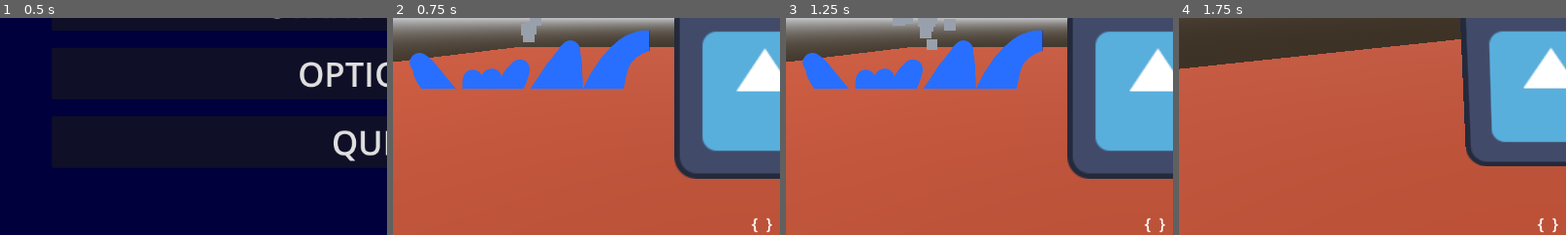
Above: before the commit, frames 1-4 (left to right).
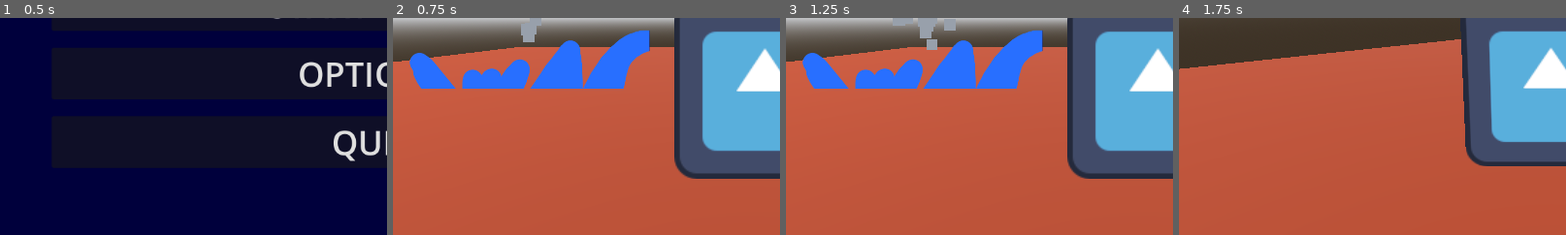
Above: after the commit, the same moments.

Repository: MitchellOpitz/Do-you-WANNA-Jam-2025
Game: Godot game, scene res://scenes/title_screen.tscn
Same seed, same stepped clock (60 frames per second), same inputs: the game is played once before the commit and once after it. The engine's default icon, where the game draws it, is replaced by a stand-in: a white triangle on a blue panel in a dark square.
Inputs (mouse positions are % of the whole screen's width and height, from its top left):
- Up to frame 1 (0.5 s): no input
- Up to frame 2 (0.75 s): click "START GAME" at 0.5 s
- Up to frame 3 (1.25 s): no input
- Up to frame 4 (1.75 s): move the mouse to (55, 50) at 1.27 s; hold W (forward) from 1.28 s (still down); hold E (interact) from 1.28 s (still down); tap Space (jump) at 1.52 s
The pictures show only the part of the screen within x 2-52%, y 50-100%; the shares and areas given below are measured in that part.

Frame 1 is identical in both runs. In frame 2, 0.1% of the frame differs, in the area x 92-98%, y 91-99%; in frame 3, 0.1%; in frame 4, 0.1%.

Commit message:
Inventory uses Resources
I updated the inventory / event system to use the resource data instead of managing dictionaries across scripts.

Diff:
--- a/Player/player.gd
+++ b/Player/player.gd
@@ -8,12 +8,16 @@
 @export var max_y_look : float = -90.0
 @export var min_y_look : float = 45.0
 
+var temp_array : Array:
+	set(new_value):
+		temp_array = new_value
 var inventory : Dictionary
 var speed : float = 5.0
 var sprinting : bool = false
 
 func _ready() -> void:
 	Input.mouse_mode = Input.MOUSE_MODE_CAPTURED
+	temp_array.append("hello")
 	pass
 
 func _input(event: InputEvent) -> void:
@@ -58,5 +62,19 @@
 			Input.mouse_mode = Input.MOUSE_MODE_CAPTURED
 	move_and_slide()
 
-	# Things not related to movement
-	$DebugInventory.text = str(inventory)
+
+func update_inventory(item_to_display : CompressedTexture2D) -> void:
+	for k in inventory.keys():
+		# if we have some but don't have a display.
+		var ui_texture = $UI/HBox.find_child(k, true, false)
+		if not ui_texture:
+			if not inventory[k]:
+				ui_texture.queue_free()
+			var new_texture = TextureRect.new()
+			var new_label = Label.new()
+			new_texture.texture = item_to_display
+			new_texture.name = k
+
+			new_label.text = str(inventory[k])
+			$UI/HBox.add_child(new_texture)
+			new_texture.add_child(new_label)
--- a/Player/player.tscn
+++ b/Player/player.tscn
@@ -36,15 +36,14 @@
 [node name="Camera3D" type="Camera3D" parent="HeadControl/SpringArm3D"]
 transform = Transform3D(1, 0, 0, 0, 1, 0, 0, 0, 1, 0, 0, 2)
 
-[node name="DebugInventory" type="Label" parent="."]
+[node name="UI" type="CanvasLayer" parent="."]
+
+[node name="HBox" type="HBoxContainer" parent="UI"]
 anchors_preset = 7
 anchor_left = 0.5
 anchor_top = 1.0
 anchor_right = 0.5
 anchor_bottom = 1.0
-offset_left = -20.0
-offset_top = -23.0
-offset_right = 20.0
 grow_horizontal = 2
 grow_vertical = 0
-theme_override_font_sizes/font_size = 24
+alignment = 1
--- /dev/null
+++ b/Resources/damage_res.tres
@@ -0,0 +1,14 @@
+[gd_resource type="Resource" script_class="EventResource" load_steps=3 format=3 uid="uid://bhwy0o6skkpm0"]
+
+[ext_resource type="Script" path="res://scripts/EventResource.gd" id="1_ikf84"]
+[ext_resource type="Texture2D" uid="uid://bm8tx30broix4" path="res://Assets/TempDamage.png" id="2_gv6th"]
+
+[resource]
+script = ExtResource("1_ikf84")
+use_timer = true
+max_quantity = 0
+event_name = "damage"
+event_requirements = {
+"patch": 1
+}
+world_sprite = ExtResource("2_gv6th")
--- /dev/null
+++ b/Resources/fabric_res.tres
@@ -0,0 +1,14 @@
+[gd_resource type="Resource" script_class="EventResource" load_steps=4 format=3 uid="uid://c70t1iwfuenq7"]
+
+[ext_resource type="Texture2D" uid="uid://tuflototupm6" path="res://Assets/TempInventory.png" id="1_ob2cm"]
+[ext_resource type="Script" path="res://scripts/EventResource.gd" id="2_k43bv"]
+[ext_resource type="Texture2D" uid="uid://b21faga74gxsr" path="res://Assets/TempBox.png" id="3_x068q"]
+
+[resource]
+script = ExtResource("2_k43bv")
+use_timer = false
+max_quantity = 1
+event_name = "fabric"
+event_requirements = {}
+world_sprite = ExtResource("3_x068q")
+inventory_sprite = ExtResource("1_ob2cm")
--- /dev/null
+++ b/Resources/gum_res.tres
@@ -0,0 +1,14 @@
+[gd_resource type="Resource" script_class="EventResource" load_steps=4 format=3 uid="uid://comfbp8v51c0r"]
+
+[ext_resource type="Texture2D" uid="uid://tuflototupm6" path="res://Assets/TempInventory.png" id="1_gtm6s"]
+[ext_resource type="Script" path="res://scripts/EventResource.gd" id="2_hh4an"]
+[ext_resource type="Texture2D" uid="uid://b21faga74gxsr" path="res://Assets/TempBox.png" id="3_roncv"]
+
+[resource]
+script = ExtResource("2_hh4an")
+use_timer = false
+max_quantity = 5
+event_name = "gum"
+event_requirements = {}
+world_sprite = ExtResource("3_roncv")
+inventory_sprite = ExtResource("1_gtm6s")
--- /dev/null
+++ b/Resources/honey_res.tres
@@ -0,0 +1,14 @@
+[gd_resource type="Resource" script_class="EventResource" load_steps=4 format=3 uid="uid://cgqn2dhlhffg0"]
+
+[ext_resource type="Texture2D" uid="uid://tuflototupm6" path="res://Assets/TempInventory.png" id="1_n8hub"]
+[ext_resource type="Script" path="res://scripts/EventResource.gd" id="2_c5brm"]
+[ext_resource type="Texture2D" uid="uid://b21faga74gxsr" path="res://Assets/TempBox.png" id="3_cu4gk"]
+
+[resource]
+script = ExtResource("2_c5brm")
+use_timer = false
+max_quantity = 3
+event_name = "honey"
+event_requirements = {}
+world_sprite = ExtResource("3_cu4gk")
+inventory_sprite = ExtResource("1_n8hub")
--- /dev/null
+++ b/Resources/patch_res.tres
@@ -0,0 +1,18 @@
+[gd_resource type="Resource" script_class="EventResource" load_steps=4 format=3 uid="uid://cf5psk0e4gna3"]
+
+[ext_resource type="Texture2D" uid="uid://tuflototupm6" path="res://Assets/TempInventory.png" id="1_rgdfs"]
+[ext_resource type="Script" path="res://scripts/EventResource.gd" id="2_mmfbg"]
+[ext_resource type="Texture2D" uid="uid://b21faga74gxsr" path="res://Assets/TempBox.png" id="3_bp03s"]
+
+[resource]
+script = ExtResource("2_mmfbg")
+use_timer = true
+max_quantity = 2
+event_name = "patch"
+event_requirements = {
+"fabric": 1,
+"gum": 3,
+"honey": 2
+}
+world_sprite = ExtResource("3_bp03s")
+inventory_sprite = ExtResource("1_rgdfs")
--- a/scenes/world.tscn
+++ b/scenes/world.tscn
@@ -1,12 +1,13 @@
-[gd_scene load_steps=22 format=3 uid="uid://rqpkgkt0ab7m"]
+[gd_scene load_steps=18 format=3 uid="uid://rqpkgkt0ab7m"]
 
 [ext_resource type="PackedScene" uid="uid://b6dxse7cc00s7" path="res://Player/player.tscn" id="1_3xt83"]
 [ext_resource type="Script" path="res://scripts/world.gd" id="1_um00t"]
 [ext_resource type="PackedScene" uid="uid://dtjvu7wxx0uyv" path="res://scenes/event_area.tscn" id="2_slnt2"]
-[ext_resource type="Texture2D" uid="uid://tuflototupm6" path="res://Assets/TempInventory.png" id="4_aq3yf"]
-[ext_resource type="Script" path="res://scripts/EventResource.gd" id="5_csmsd"]
-[ext_resource type="Texture2D" uid="uid://b21faga74gxsr" path="res://Assets/TempBox.png" id="6_ldngi"]
-[ext_resource type="Texture2D" uid="uid://bm8tx30broix4" path="res://Assets/TempDamage.png" id="7_keyip"]
+[ext_resource type="Resource" uid="uid://cgqn2dhlhffg0" path="res://Resources/honey_res.tres" id="4_eprto"]
+[ext_resource type="Resource" uid="uid://comfbp8v51c0r" path="res://Resources/gum_res.tres" id="5_1dir0"]
+[ext_resource type="Resource" uid="uid://c70t1iwfuenq7" path="res://Resources/fabric_res.tres" id="6_ru1gb"]
+[ext_resource type="Resource" uid="uid://bhwy0o6skkpm0" path="res://Resources/damage_res.tres" id="7_80wlw"]
+[ext_resource type="Resource" uid="uid://cf5psk0e4gna3" path="res://Resources/patch_res.tres" id="8_51gci"]
 
 [sub_resource type="ParticleProcessMaterial" id="ParticleProcessMaterial_qdiqf"]
 angle_min = 1.07288e-05
@@ -44,49 +45,6 @@
 
 [sub_resource type="BoxMesh" id="BoxMesh_dnee4"]
 size = Vector3(1, 2, 10)
-
-[sub_resource type="Resource" id="Resource_bnxxg"]
-script = ExtResource("5_csmsd")
-use_timer = false
-event_name = "honey"
-event_requirements = {}
-world_sprite = ExtResource("6_ldngi")
-inventory_sprite = ExtResource("4_aq3yf")
-
-[sub_resource type="Resource" id="Resource_bndt3"]
-script = ExtResource("5_csmsd")
-use_timer = false
-event_name = "gum"
-event_requirements = {}
-world_sprite = ExtResource("6_ldngi")
-inventory_sprite = ExtResource("4_aq3yf")
-
-[sub_resource type="Resource" id="Resource_psaaj"]
-script = ExtResource("5_csmsd")
-use_timer = false
-event_name = "fabric"
-event_requirements = {}
-world_sprite = ExtResource("6_ldngi")
-inventory_sprite = ExtResource("4_aq3yf")
-
-[sub_resource type="Resource" id="Resource_pthu8"]
-script = ExtResource("5_csmsd")
-use_timer = true
-event_name = "damage"
-event_requirements = {
-"patch_resource": 1
-}
-world_sprite = ExtResource("7_keyip")
-
-[sub_resource type="Resource" id="Resource_xj02q"]
-script = ExtResource("5_csmsd")
-use_timer = true
-event_name = "patch"
-event_requirements = {
-"fabric_resource": 1,
-"gum_resource": 3,
-"honey_resource": 2
-}
 
 [node name="World" type="Node3D"]
 script = ExtResource("1_um00t")
@@ -132,7 +90,7 @@
 
 [node name="Honey" parent="ResourceEvents" instance=ExtResource("2_slnt2")]
 transform = Transform3D(1, 0, 0, 0, 1, 0, 0, 0, 1, 5, 1, 0)
-event_data = SubResource("Resource_bnxxg")
+event_data = ExtResource("4_eprto")
 
 [node name="GPUParticles3D" type="GPUParticles3D" parent="ResourceEvents/Honey" groups=["particles"]]
 emitting = false
@@ -144,15 +102,15 @@
 
 [node name="Gum" parent="ResourceEvents" instance=ExtResource("2_slnt2")]
 transform = Transform3D(1, 0, 0, 0, 1, 0, 0, 0, 1, 5, 1, 4)
-event_data = SubResource("Resource_bndt3")
+event_data = ExtResource("5_1dir0")
 
 [node name="Fabric" parent="ResourceEvents" instance=ExtResource("2_slnt2")]
 transform = Transform3D(1, 0, 0, 0, 1, 0, 0, 0, 1, 5, 1, -4)
-event_data = SubResource("Resource_psaaj")
+event_data = ExtResource("6_ru1gb")
 
 [node name="Damage" parent="ResourceEvents" instance=ExtResource("2_slnt2")]
 transform = Transform3D(1, 0, 0, 0, 1, 0, 0, 0, 1, -5, 1, -4)
-event_data = SubResource("Resource_pthu8")
+event_data = ExtResource("7_80wlw")
 
 [node name="GPUParticles3D" type="GPUParticles3D" parent="ResourceEvents/Damage" groups=["particles"]]
 amount = 25
@@ -161,7 +119,7 @@
 
 [node name="Patch" parent="ResourceEvents" instance=ExtResource("2_slnt2")]
 transform = Transform3D(1, 0, 0, 0, 1, 0, 0, 0, 1, 10, 1, 0)
-event_data = SubResource("Resource_xj02q")
+event_data = ExtResource("8_51gci")
 
 [connection signal="completed_interaction" from="ResourceEvents/Honey" to="." method="_on_event_completed"]
 [connection signal="completed_interaction" from="ResourceEvents/Gum" to="." method="_on_event_completed"]
--- a/scripts/EventResource.gd
+++ b/scripts/EventResource.gd
@@ -1,7 +1,13 @@
 class_name EventResource extends Resource
 
+# Functionality
 @export var use_timer : bool = true
+@export var max_quantity : int
+
+# Data
 @export var event_name : String
 @export var event_requirements : Dictionary
+
+# Visuals
 @export var world_sprite : CompressedTexture2D
 @export var inventory_sprite : CompressedTexture2D
--- a/scripts/event_area.gd
+++ b/scripts/event_area.gd
@@ -7,7 +7,7 @@
 var holding_interact : bool = false
 var active_tween : Tween
 
-signal completed_interaction(event_name : String, current_event : EventArea)
+signal completed_interaction(event_data : EventResource, node_reference : EventArea)
 
 func _ready() -> void:
 	self.add_to_group("Events")
@@ -30,7 +30,7 @@
 			return
 
 		if not event_data.use_timer:
-			completed_interaction.emit(event_data.event_name, self)
+			completed_interaction.emit(event_data, self)
 			# Emit particles if they exist.
 			if self.get_child_count() and self.get_child(0) is GPUParticles3D:
 				self.get_child(0).emitting = true
@@ -73,7 +73,7 @@
 
 
 func _on_completion_timer_timeout() -> void:
-	completed_interaction.emit(event_data.event_name, self)
+	completed_interaction.emit(event_data, self)
 	# Emit particles if they exist.
 	if self.get_child_count() and self.get_child(0) is GPUParticles3D:
 		self.get_child(0).emitting = true
--- a/scripts/world.gd
+++ b/scripts/world.gd
@@ -1,14 +1,4 @@
 extends Node3D
-
-# format is event_name : {max_quantity : int, item_ref : resource or node3d, but is a string for now
-# (optional, not used yet but might be nice for instantiating.) requirements : {x_resource : int}}
-var item_dicts : Dictionary = {
-	"honey" : {"max_quantity" : 3, "item_reference" : "honey_resource"},
-	"gum" : {"max_quantity" : 5, "item_reference" : "gum_resource"},
-	"fabric" : {"max_quantity" : 1, "item_reference" : "fabric_resource"},
-	"patch" : {"max_quantity" : 1, "item_reference" : "patch_resource", "requirements": {
-		"fabric_resource" : 1, "gum_resource" : 3, "honey_resource" : 2}},
-}
 
 func _ready() -> void:
 	test_events()
@@ -20,15 +10,16 @@
 	$ParticlesToLoad.queue_free()
 
 
-func _on_event_completed(event_name : String, _current_event : EventArea) -> void:
+func _on_event_completed(event_data : EventResource, _node_reference : EventArea) -> void:
 	var player_inventory : Dictionary = $Player.inventory
-	var item_count = player_inventory.get_or_add(item_dicts[event_name].item_reference, 0)
-	var new_item_count = min(item_count + 1, item_dicts[event_name]["max_quantity"])
-	player_inventory[item_dicts[event_name].item_reference] = new_item_count
+	var item_count = player_inventory.get_or_add(event_data.event_name, 0)
+	var new_item_count = min(item_count + 1, event_data.max_quantity)
+	player_inventory[event_data.event_name] = new_item_count
+	$Player.update_inventory(event_data.inventory_sprite)
 
 
-func _on_damage_completed_interaction(_event_name: String, current_event : EventArea) -> void:
-	current_event.queue_free()
+func _on_damage_completed_interaction(_event_data : EventResource, node_reference : EventArea) -> void:
+	node_reference.queue_free()
 
 
 func test_events():
@@ -40,8 +31,8 @@
 			if c.event_data.event_name:
 				if c.event_data.event_name.is_empty():
 					push_warning(c.name + " is an empty string. This could cause an error.")
-				elif c.event_data.event_name not in item_dicts:
-					push_warning(str(c.get_path()) + " " +  c.event_data.event_name + " is not a known item. Check that it has a key in world.gd item_dicts.")
+				#elif c.event_data.event_name not in item_dicts:
+					#push_warning(str(c.get_path()) + " " +  c.event_data.event_name + " is not a known item. Check that it has a key in world.gd item_dicts.")
 				if c.event_data.event_requirements:
 					if c.event_data.event_name in c.event_data.event_requirements:
 						push_warning(str(c.get_path()) + " " + c.event_data.event_name + " is required to get " + c.event_data.event_name + ". Make sure this can still be collected.")
